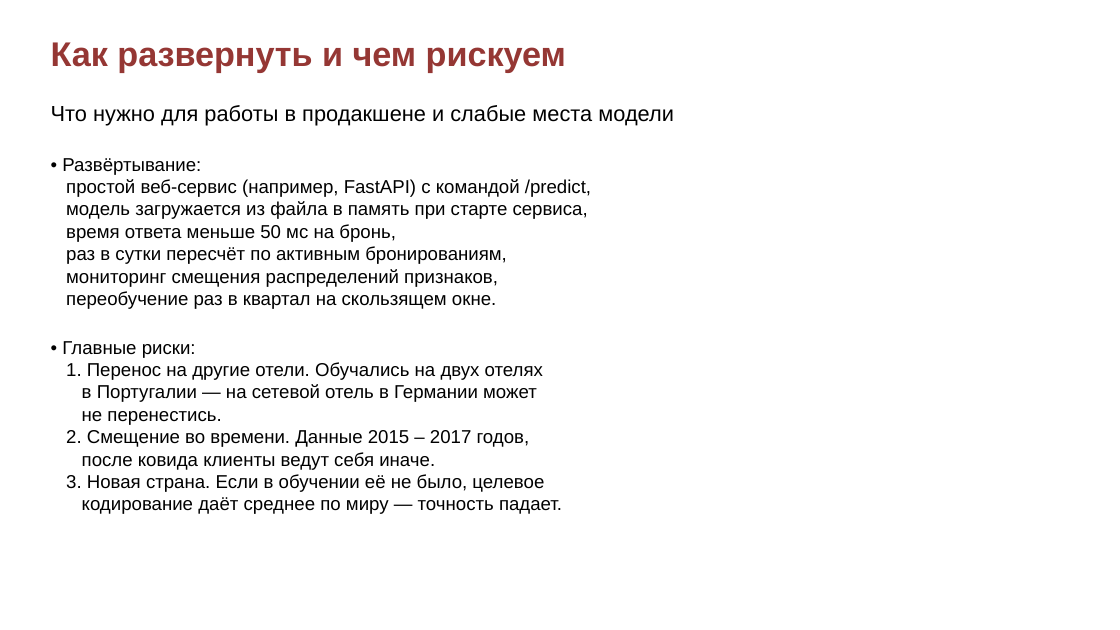
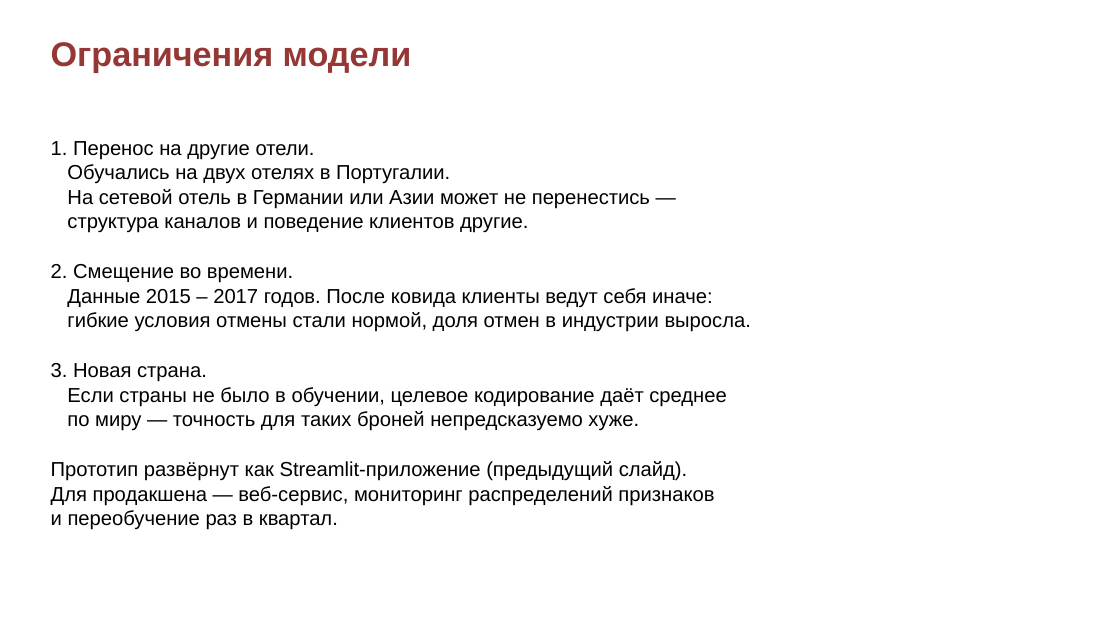
Before and after one commit to vitasha10/spbu2-project-sem2-ai, a slide deck: slide 13 of docs/presentation.pptx. Drawn at 1120x630 pixels with LibreOffice and Linux fonts; fonts in the diff are those of the drawing; background and template pictures are left out. Boxes give left, top, right and bottom in pixels: in the first picture for what was removed or moved away, otherwise in the second. Text is boxed around its words. In the diff, an @@ line names an element or a change of style, - is before the commit and + after.

```diff
--- a/docs/presentation.pptx
+++ b/docs/presentation.pptx
@@ text at (51,42,412,73): text changed @@
-Как развернуть и чем рискуем
+Ограничения модели
@@ text removed at (51,105,674,126) @@
-Что нужно для работы в продакшене и слабые места модели
@@ text at (51,141,751,530): text changed; size 12 to 13 pt @@
-• Развёртывание:
-простой веб-сервис (например, FastAPI) с командой /predict,
-модель загружается из файла в память при старте сервиса,
-время ответа меньше 50 мс на бронь,
-раз в сутки пересчёт по активным бронированиям,
-мониторинг смещения распределений признаков,
-переобучение раз в квартал на скользящем окне.
-• Главные риски:
-1. Перенос на другие отели. Обучались на двух отелях
-в Португалии — на сетевой отель в Германии может
-не перенестись.
-2. Смещение во времени. Данные 2015 – 2017 годов,
-после ковида клиенты ведут себя иначе.
-3. Новая страна. Если в обучении её не было, целевое
-кодирование даёт среднее по миру — точность падает.
+1. Перенос на другие отели.
+Обучались на двух отелях в Португалии.
+На сетевой отель в Германии или Азии может не перенестись —
+структура каналов и поведение клиентов другие.
+2. Смещение во времени.
+Данные 2015 – 2017 годов. После ковида клиенты ведут себя иначе:
+гибкие условия отмены стали нормой, доля отмен в индустрии выросла.
+3. Новая страна.
+Если страны не было в обучении, целевое кодирование даёт среднее
+по миру — точность для таких броней непредсказуемо хуже.
+Прототип развёрнут как Streamlit-приложение (предыдущий слайд).
+Для продакшена — веб-сервис, мониторинг распределений признаков
+и переобучение раз в квартал.
```
Also in this commit, not shown: 2 other slides changed, 3 other files.
